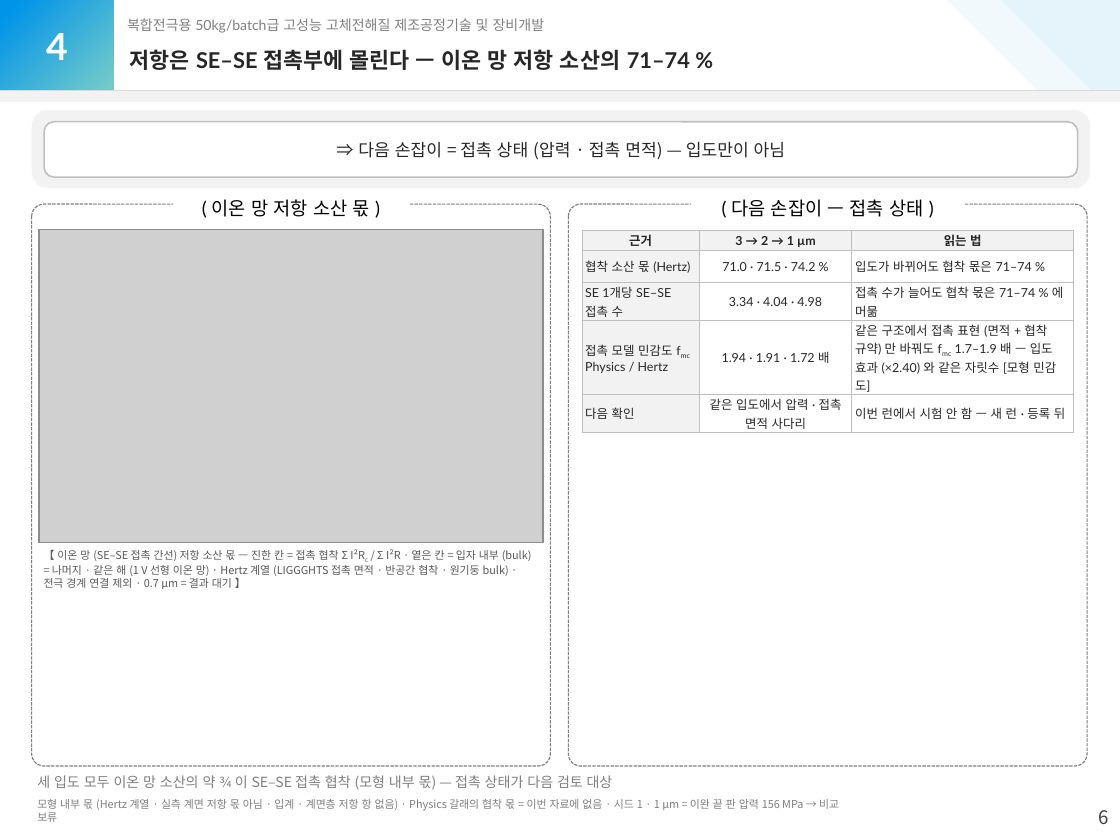
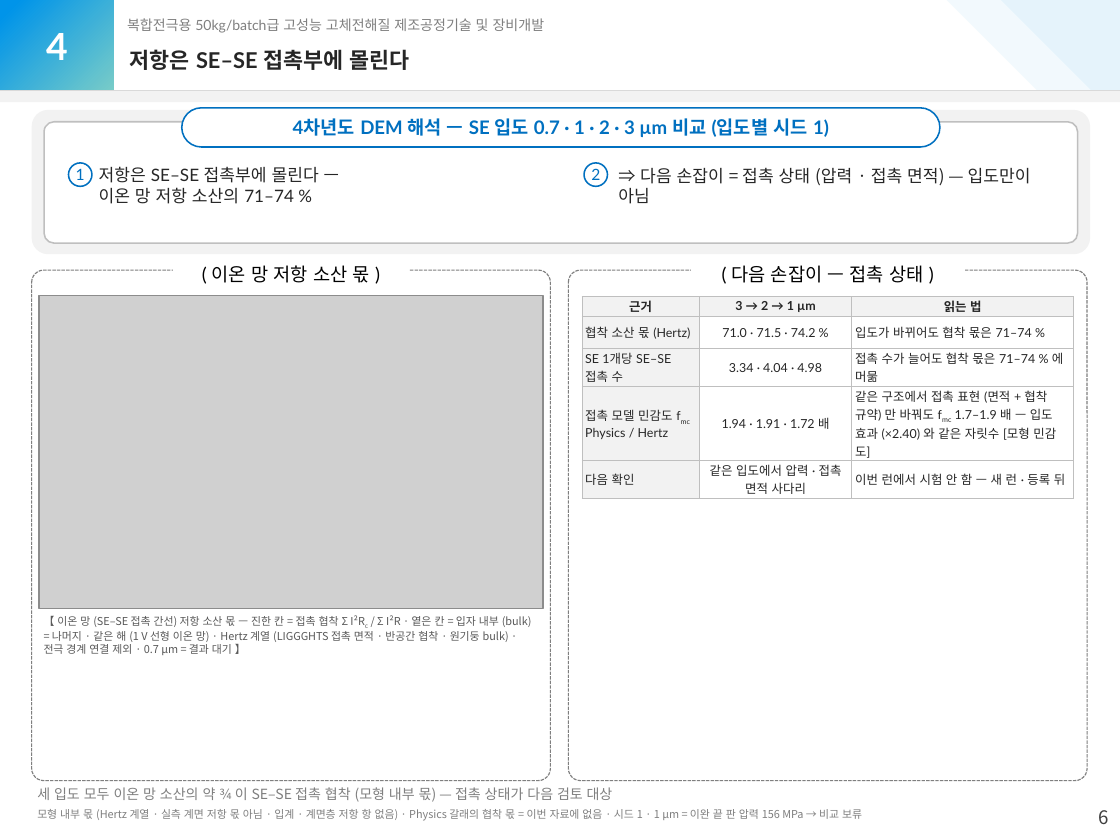
Before and after one commit to yonghoon7153-source/Yonghoon-DEM-DFT, a slide deck: slide 7 of docs/50kg/report_y4/draft3/kg50_report_y4_draft3.pptx. Drawn at 1120x840 pixels with LibreOffice and Linux fonts; fonts in the diff are those of the drawing; grey boxes stand for pictures. Boxes give left, top, right and bottom in pixels: in the first picture for what was removed or moved away, otherwise in the second. Text is boxed around its words. In the diff, an @@ line names an element or a change of style, - is before the commit and + after.

```diff
--- a/docs/50kg/report_y4/draft3/kg50_report_y4_draft3.pptx
+++ b/docs/50kg/report_y4/draft3/kg50_report_y4_draft3.pptx
@@ text at (x1=130, y1=49, x2=409, y2=70): text changed @@
-저항은 SE–SE 접촉부에 몰린다 — 이온 망 저항 소산의 71–74 %
+저항은 SE–SE 접촉부에 몰린다
@@ rounded rectangle resized from (x1=31, y1=110, x2=1090, y2=188) to (x1=31, y1=110, x2=1090, y2=254) @@
@@ rounded rectangle at (x1=31, y1=110, x2=1090, y2=254): proportions changed @@
@@ rounded rectangle added at (x1=181, y1=108, x2=940, y2=147), fill #FFFFFF, outline #0070C0 1 pt, 12 pt, text #0070C0, bold @@
+4차년도 DEM 해석 — SE 입도 0.7 · 1 · 2 · 3 µm 비교 (입도별 시드 1)
@@ rounded rectangle at (x1=44, y1=122, x2=1077, y2=243): proportions changed @@
@@ rounded rectangle resized from (x1=44, y1=122, x2=1077, y2=177) to (x1=44, y1=122, x2=1077, y2=243) @@
@@ ellipse added at (x1=68, y1=162, x2=92, y2=186), fill #FFFFFF, outline #0070C0 1 pt, 10 pt, text #0070C0 @@
+1
@@ text added at (x1=99, y1=166, x2=319, y2=204), 11 pt, text #262626 @@
+저항은 SE–SE 접촉부에 몰린다 —
+이온 망 저항 소산의 71–74 %
@@ ellipse added at (x1=585, y1=162, x2=608, y2=186), fill #FFFFFF, outline #0070C0 1 pt, 10 pt, text #0070C0 @@
+2
@@ text "⇒ 다음 손잡이 = 접촉 ..." moved from (x1=358, y1=141, x2=786, y2=159) to (x1=618, y1=167, x2=1031, y2=204) @@
@@ text "⇒ 다음 손잡이 = 접촉 ..." at (x1=618, y1=167, x2=1031, y2=204): alignment centre to left; vertical alignment middle to top @@
@@ rounded rectangle resized from (x1=569, y1=204, x2=1088, y2=766) to (x1=31, y1=270, x2=550, y2=781) @@
@@ rounded rectangle resized from (x1=31, y1=204, x2=550, y2=766) to (x1=569, y1=270, x2=1088, y2=781) @@
@@ 2 rectangles, 1 picture, 1 text, 1 table moved together from (x1=39, y1=190, x2=1074, y2=589) to (x1=39, y1=256, x2=1074, y2=655) @@
@@ text "세 입도 모두 이온 망 ..." moved from (x1=37, y1=775, x2=613, y2=790) to (x1=37, y1=787, x2=613, y2=802) @@
@@ text "모형 내부 몫 (Hertz 계열 ..." rewrapped from (x1=37, y1=799, x2=839, y2=822) to (x1=37, y1=809, x2=862, y2=821) @@
```
Also in this commit, not shown: 8 other slides changed, 13 other files.
